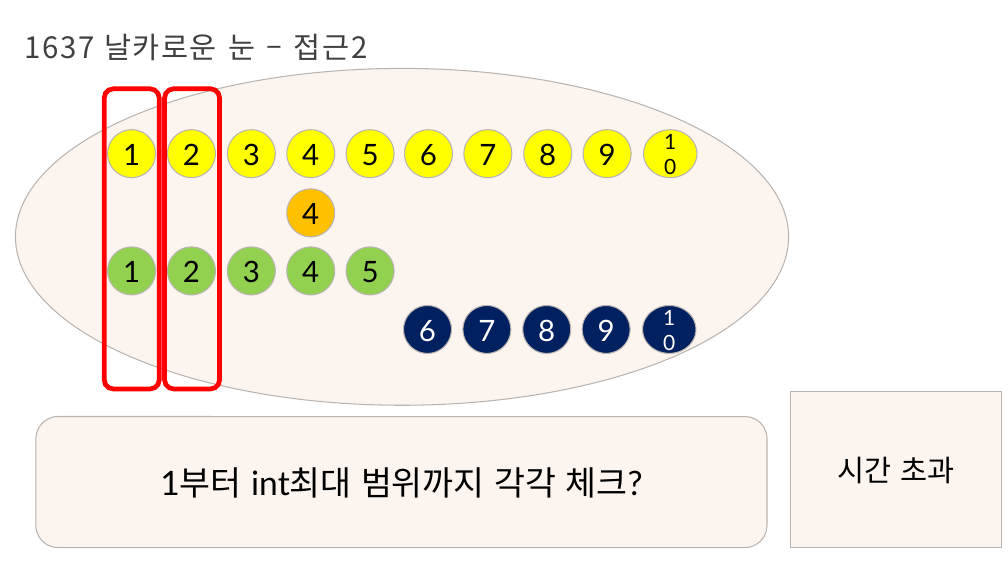
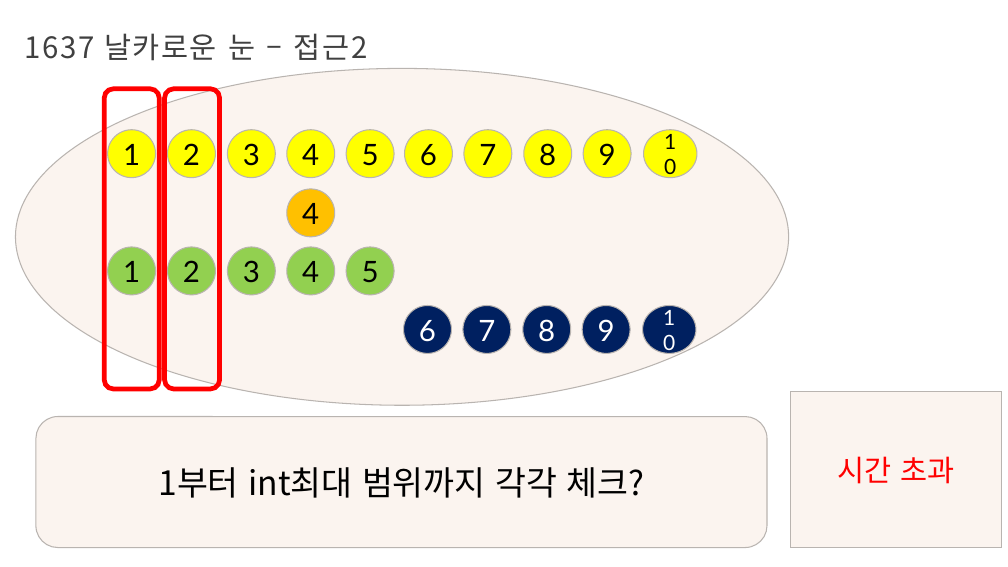
Before and after one commit to Iron-Hee/AlgorithmStudy, a slide deck: slide 9 of 이분 탐색_매개변수 탐색_발표자료.pptx. Drawn at 1008x567 pixels with LibreOffice and Linux fonts; fonts in the diff are those of the drawing; background and template pictures are left out. Boxes give left, top, right and bottom in pixels: in the first picture for what was removed or moved away, otherwise in the second. Text is boxed around its words. In the diff, an @@ line names an element or a change of style, - is before the commit and + after.

Commit message:
1637 날카로운 눈 코드 수정

```diff
--- a/이분 탐색_매개변수 탐색_발표자료.pptx
+++ b/이분 탐색_매개변수 탐색_발표자료.pptx
@@ rounded rectangle "1부터 int최대 범위까지 각각 체크?" at [36,417,768,547]: font Lato to Noto Sans CJK KR @@
@@ rectangle "시간 초과" at [791,392,1002,547]: font Lato to Noto Sans CJK KR, text colour #000000 to #FF0000 @@
```
Also in this commit, not shown: 8 other slides changed, 3 slides added, 1 slide removed, 1 other file.
